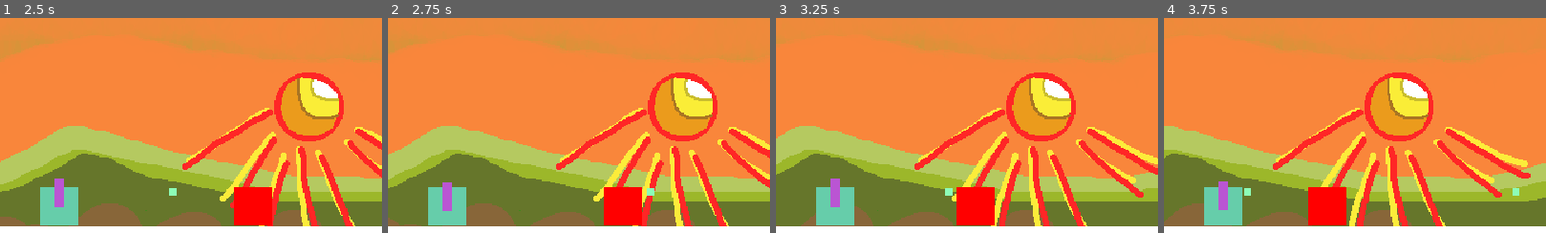
Above: before the commit, frames 1-4 (left to right).
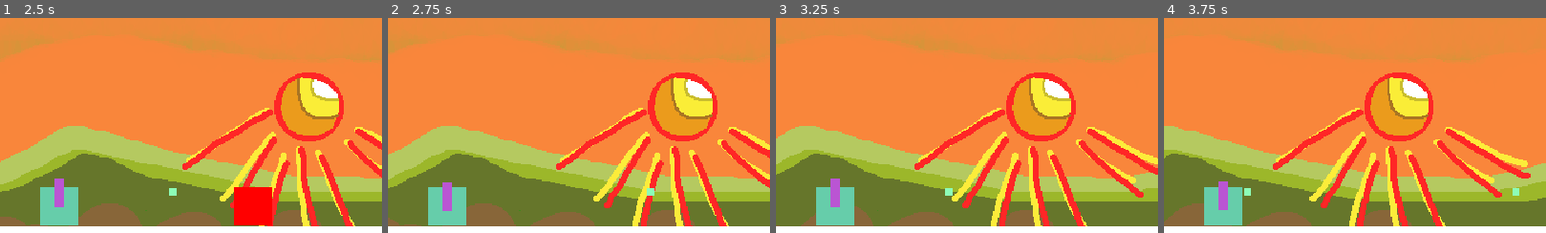
Above: after the commit, the same moments.

Repository: jonjud/layers-of-crystal
Game: Godot game, scene res://scenes/main.tscn
Two runs of this game, one before a commit and one after it. Both use one fixed random seed, a clock stepped at 60 frames per second and the inputs below.
Inputs (mouse positions are % of the whole screen's width and height, from its top left):
- Up to frame 1 (2.5 s): move the mouse to (72, 45) at 0.52 s; click (72, 45) at 0.67 s; move the mouse to (30, 55) at 1.27 s; click (30, 55) at 1.42 s; move the mouse to (60, 28) at 2.02 s; click (60, 28) at 2.17 s
- Up to frame 2 (2.75 s): no input
- Up to frame 3 (3.25 s): move the mouse to (45, 70) at 2.77 s; click (45, 70) at 2.92 s
- Up to frame 4 (3.75 s): move the mouse to (80, 65) at 3.52 s; click (80, 65) at 3.67 s
The pictures show only the part of the screen within x 0-50%, y 11-61%; the shares and areas given below are measured in that part.

Frame 1 is identical in both runs. In frame 2, 1.8% of the frame differs, in the area x 56-67%, y 78-97%; in frame 3, 1.8%; in frame 4, 1.8%.

Commit message:
Bullet use player's damage

Diff:
--- a/scripts/bullet.gd
+++ b/scripts/bullet.gd
@@ -2,10 +2,12 @@
 class_name Bullet
 
 var speed : float = 300.0
-var damage : float = 1
+var damage : float
+var player : Node2D
 
 func _ready() -> void:
 	body_entered.connect(_on_body_entered)
+	player = get_tree().get_first_node_in_group("player")
 
 func _physics_process(delta: float) -> void:
 	position += Vector2.RIGHT * speed * delta
@@ -13,4 +15,5 @@
 func _on_body_entered(body : Node2D) -> void:
 	if body.is_in_group("zombie"):
 		if body.has_method("damage"):
-			body.damage(damage)
+			for i in player.damages:
+				body.damage(player.damages[i])
--- a/scripts/player.gd
+++ b/scripts/player.gd
@@ -3,6 +3,9 @@
 var stats : Dictionary = {
 	"hp" : 10,
 	"mana" : 50,
+}
+
+var damages : Dictionary = {
 	"physical damage" : 10,
 	"fire damage" : 5,
 	"wind damage" : 5,
@@ -11,6 +14,8 @@
 	"light damage" : 5,
 	"darkness damage" : 5,
 }
+
+var tot_damage : float
 
 func _ready() -> void:
 	add_to_group("player")
--- a/scripts/zombie.gd
+++ b/scripts/zombie.gd
@@ -3,9 +3,11 @@
 var speed : float = 60.0
 var wiz : Node2D
 
-var hp : float = 5.0
+var hp : float
+var max_hp : float = 100.0
 
 func _ready() -> void:
+	hp = max_hp
 	add_to_group("zombie")
 	wiz = get_tree().get_first_node_in_group("player")
 
@@ -19,7 +21,7 @@
 	if amount < 0:
 		return
 	hp = max(hp-amount,0)
-	print("hp : ",hp," / 5")
+	print("hp : ",hp," / ", max_hp)
 	if hp  <= 0:
 		die()
 
